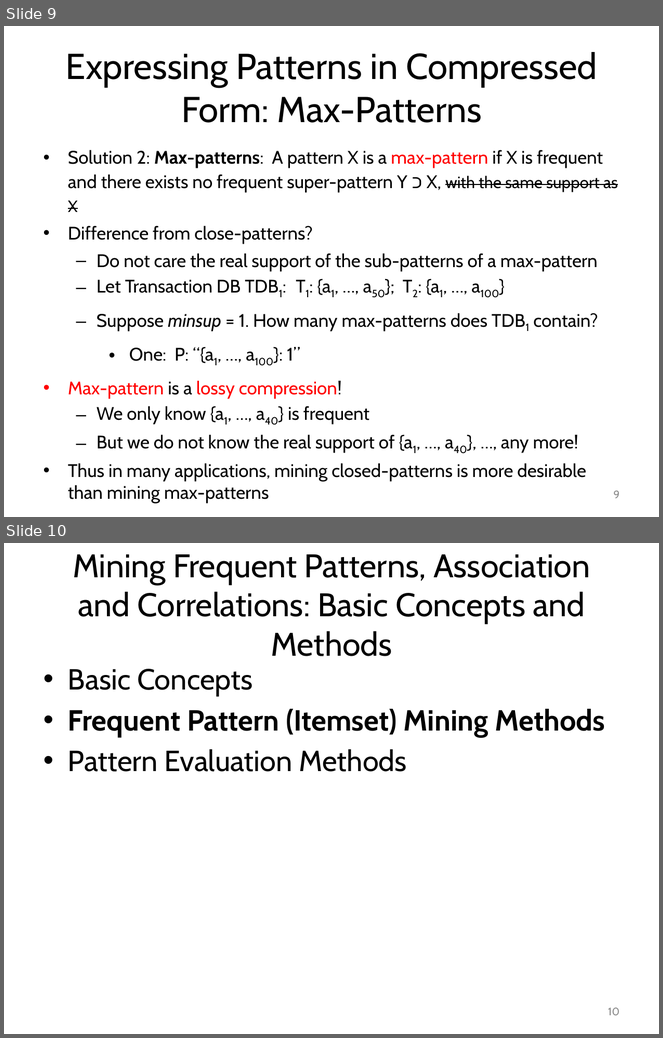
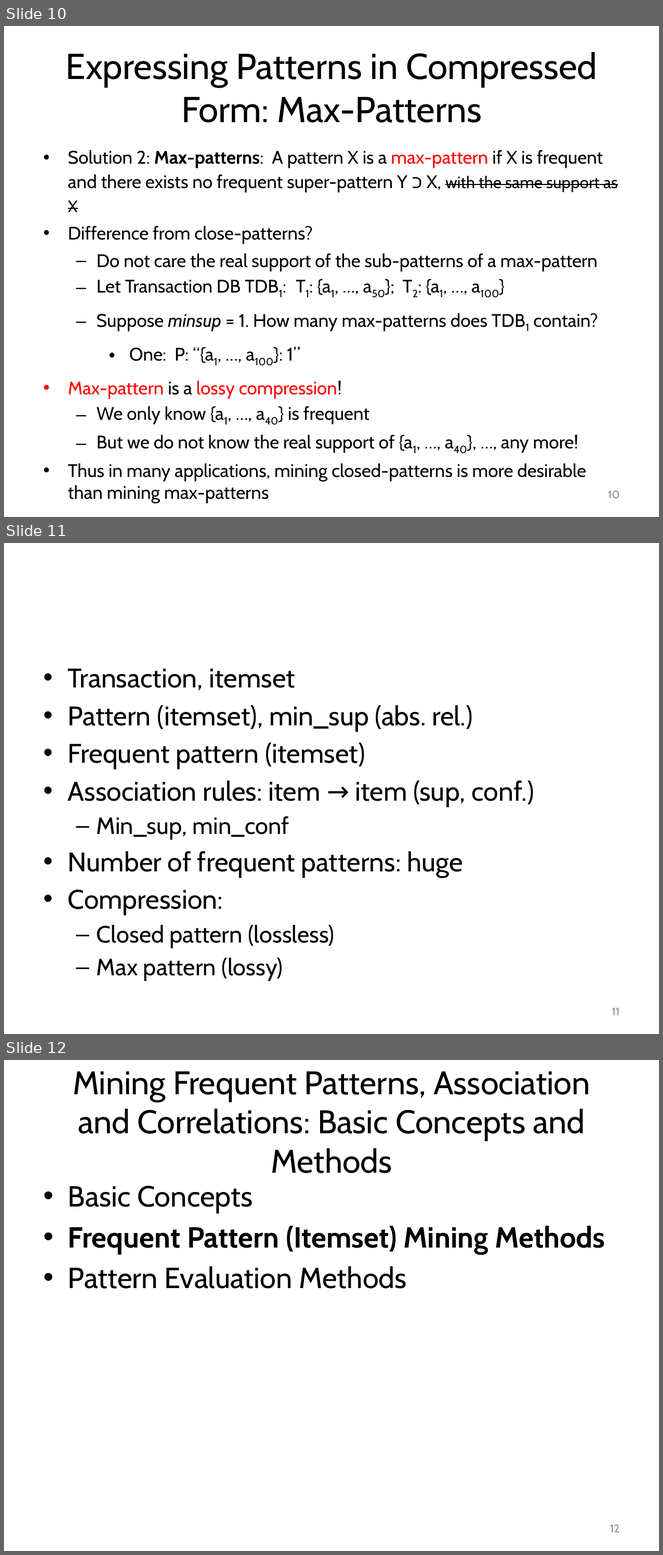
Before and after one commit to mjiang89/mjiang89.github.io, a slide deck: teaching/CS412Summer17-Chapter6.pptx. Shown one above the other, each under a label of ours: slides 9 and 10 before the commit, slides 10, 11 and 12 after it. The pictures are 663x1038 and 663x1555 pixels, drawn with LibreOffice and Linux fonts; fonts in the diff are those of the drawing. Boxes give left, top, right and bottom in pixels: in the first picture for what was removed or moved away, otherwise in the second. Text is boxed around its words. In the diff, an @@ line names an element or a change of style, - is before the commit and + after.

```diff
--- a/teaching/CS412Summer17-Chapter6.pptx
+++ b/teaching/CS412Summer17-Chapter6.pptx
@@ slide 11 added at (x1=4, y1=543, x2=659, y2=1034), background #FFFFFF @@
@@ text added at (x1=68, y1=668, x2=534, y2=981), 29.6 pt, text #000000 @@
+• Transaction, itemset
+• Pattern (itemset), min_sup (abs. rel.)
+• Frequent pattern (itemset)
+• Association rules: item → item (sup, conf.)
+  – Min_sup, min_conf
+• Number of frequent patterns: huge
+• Compression:
+  – Closed pattern (lossless)
+  – Max pattern (lossy)
@@ page number added at (x1=612, y1=1008, x2=620, y2=1016), 12 pt, text #8C8C8C @@
+11
@@ what was slide 9 is now slide 10 @@
@@ page number at (x1=608, y1=491, x2=620, y2=499): text changed @@
-9
+10
@@ what was slide 10 is now slide 12 @@
@@ page number at (x1=610, y1=1525, x2=620, y2=1533): text changed @@
-10
+12
```
Also in this commit, not shown: 2 slides changed, 1 other slide added, 2 other files.
